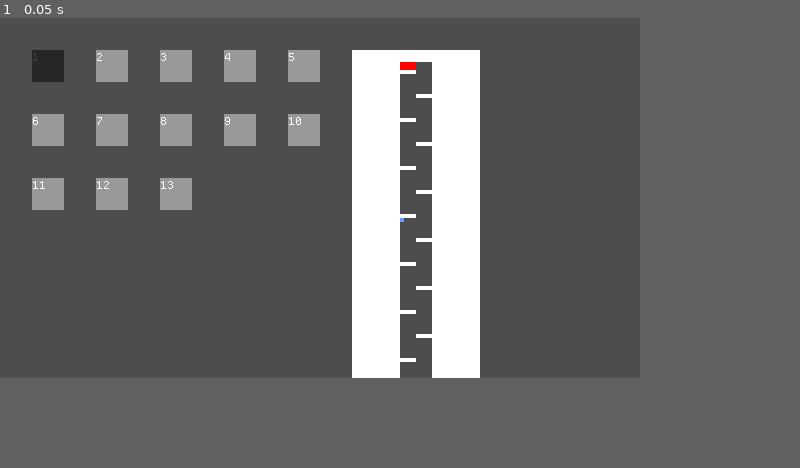
Above: before the commit, frame 1.
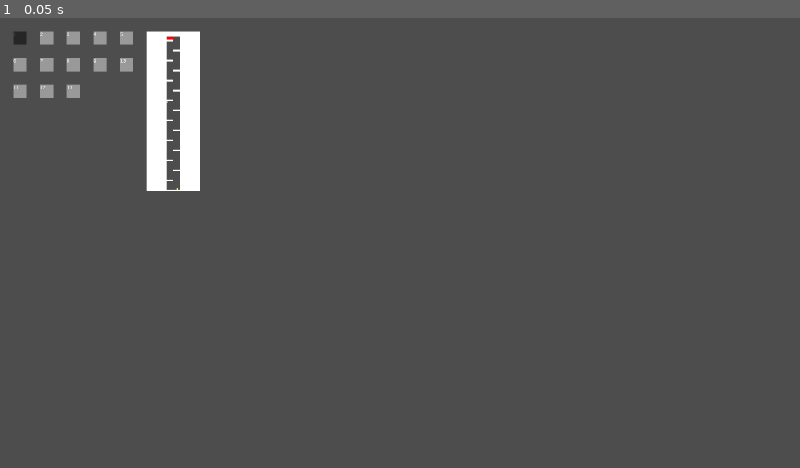
Above: after the commit, the same moment.

Repository: OSGH-web/balloon-movement-demo
Game: Godot game, scene res://scenes/level_select.tscn
Same seed, same stepped clock (60 frames per second), same inputs: the game is played once before the commit and once after it.
Inputs:
- Up to frame 1 (0.05 s): no input
In our replay, the window is 640x360 before the commit and 800x450 after it. These sizes can differ from the game's own. Grey fills any space a smaller window leaves; there, only what the larger window draws over its background counts as a difference.

The runs differ from the first frame. In frame 1, 15% of the frame differs, in the area x 1-60%, y 2-80%.

Commit message:
Updated viewport width/height

Diff:
--- a/project.godot
+++ b/project.godot
@@ -17,8 +17,8 @@
 
 [display]
 
-window/size/viewport_width=640
-window/size/viewport_height=360
+window/size/viewport_width=1920
+window/size/viewport_height=1080
 window/size/mode=2
 window/stretch/mode="viewport"
 window/stretch/scale_mode="integer"
